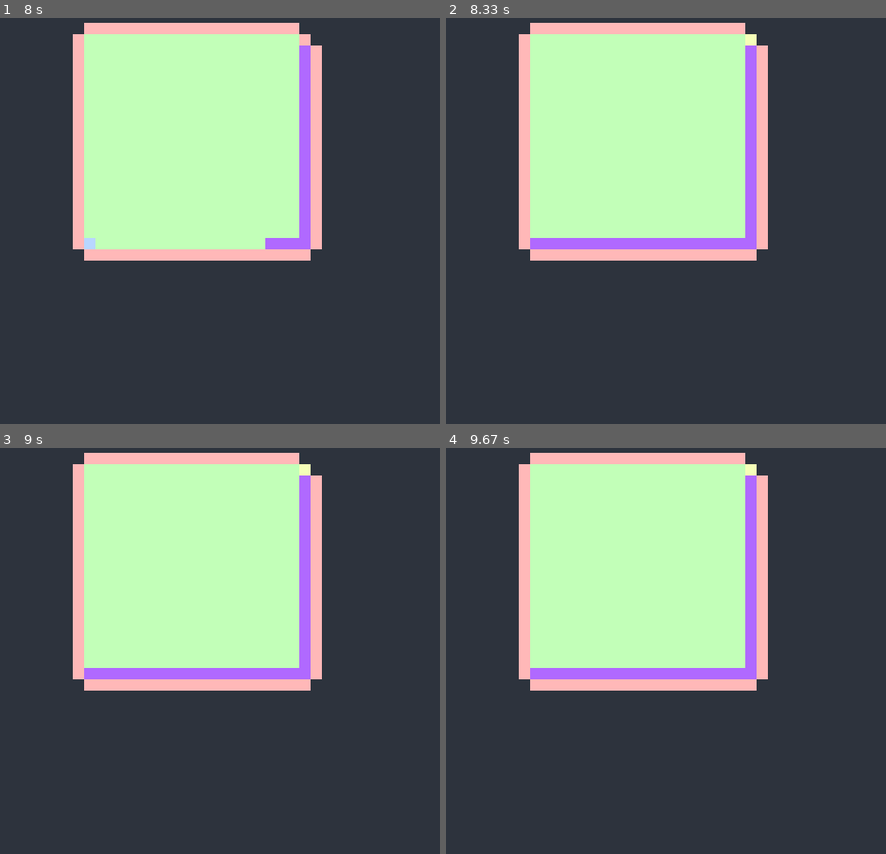
Above: before the commit, frames 1-4 (two rows, left to right).
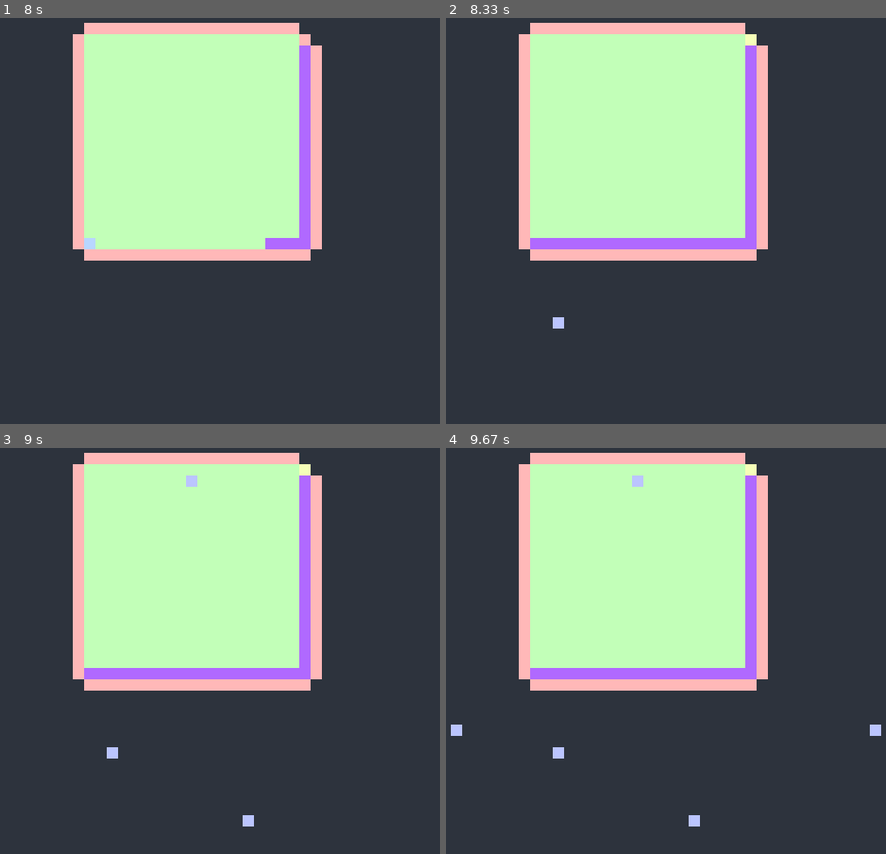
Above: after the commit, the same moments.

Repository: Anish177/Python_codes
Game: pygame game, started from others/a_star.py
Same seed, same stepped clock (60 frames per second), same inputs: the game is played once before the commit and once after it.
Inputs (mouse positions are in pixels of both pictures, inside the frame that each line leads up to):
- Up to frame 1 (8 s): tap C at 0.33 s; click (83, 241) at 0.72 s; click (303, 42) at 1.05 s; tap Space at 1.33 s
- Up to frame 2 (8.33 s): click (551, 326) at 8.25 s
- Up to frame 3 (9 s): click (246, 817) at 8.58 s; click (198, 480) at 8.92 s
- Up to frame 4 (9.67 s): click (872, 736) at 9.25 s; click (459, 728) at 9.58 s

Frame 1 is identical in both runs. In frame 2, less than 0.1% of the frame differs, in the area x 24-27%, y 73-77%; in frame 3, 0.2%; in frame 4, 0.4%, in the area x 1-99%, y 6-94%.

Commit message:
Update a_star.py
Added option to clear the grid by pressing 'C'

Diff:
--- a/others/a_star.py
+++ b/others/a_star.py
@@ -1,3 +1,5 @@
+# Works fine afaik
+
 # %%
 import pygame
 from queue import PriorityQueue
@@ -169,6 +171,11 @@
     #     pygame.draw.line(win, BARRIER_COLOR, (0, i * gap), (width, i * gap))
     #     for j in range(rows):
     #         pygame.draw.line(win, BARRIER_COLOR, (j * gap, 0), (j * gap, width))
+def clear_grid(grid):
+    for row in grid:
+        for node in row:
+            node.reset()
+    return None, None
 
 # Draw everything
 def draw(win, grid, rows, width):
@@ -241,7 +248,11 @@
 
                     astar(lambda: draw(win, grid, ROWS, width), grid, start, end)
 
-                    started = True
+                    started = False
+                elif event.key == pygame.K_c:  # Clear the grid
+                    start, end = clear_grid(grid)
+                    draw(win, grid, ROWS, width)
+                    started = False
 
     pygame.quit()
 
